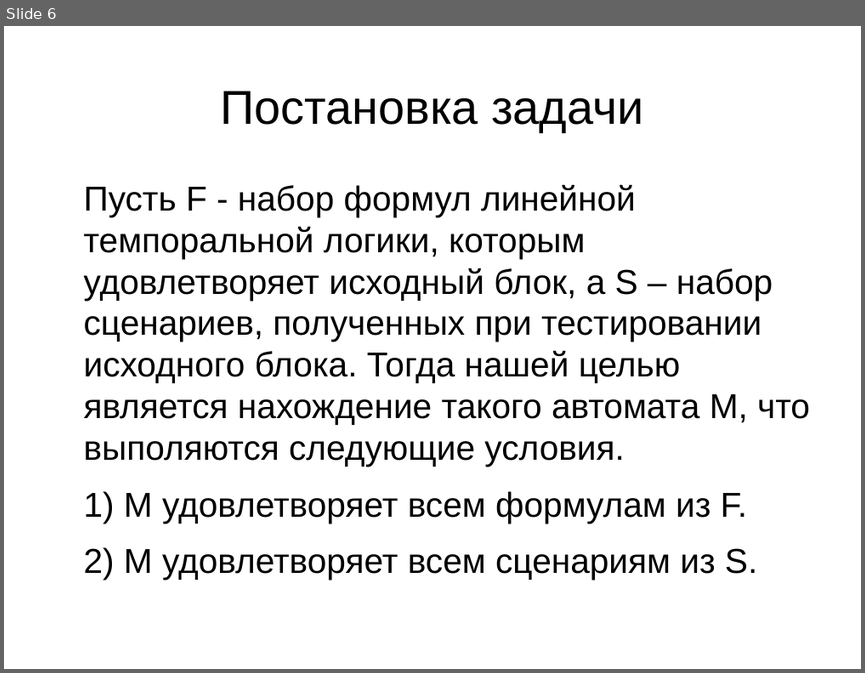
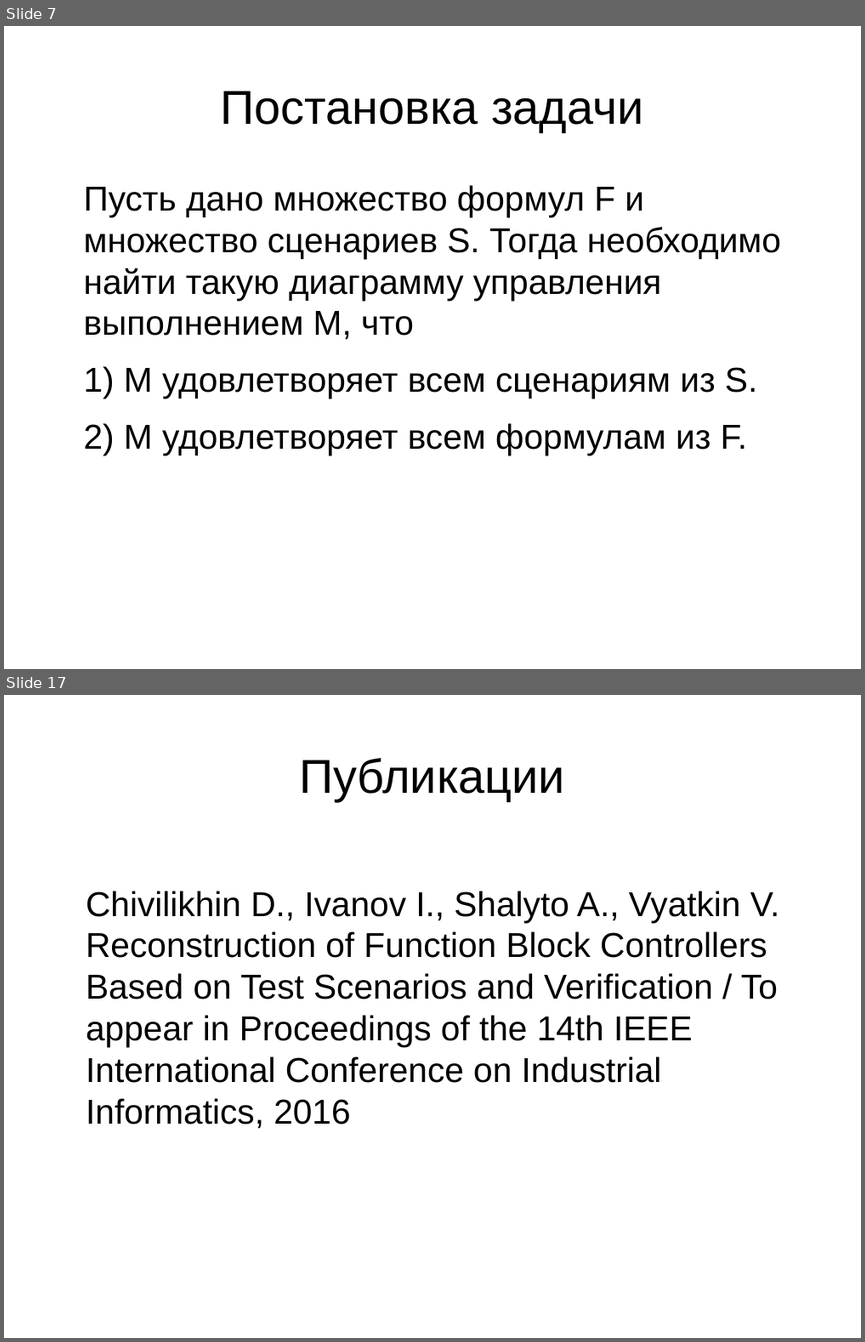
Before and after one commit to V1489Cygni/spec2fb, a slide deck: Presentation.odp. Shown one above the other, each under a label of ours: slide 6 before the commit, slides 7 and 17 after it; the slides between them are not shown. The pictures are 865x673 and 865x1342 pixels, drawn with LibreOffice and Linux fonts; fonts in the diff are those of the drawing. Boxes give left, top, right and bottom in pixels: in the first picture for what was removed or moved away, otherwise in the second. Text is boxed around its words. In the diff, an @@ line names an element or a change of style, - is before the commit and + after.

```diff
--- a/Presentation.odp
+++ b/Presentation.odp
@@ slide 17 added at (4, 695, 861, 1338), background #FFFFFF @@
@@ title added at (299, 758, 565, 801), 44 pt, text #000000 @@
+Публикации
@@ text added at (86, 891, 780, 1129), 32 pt, text #000000 @@
+Chivilikhin D., Ivanov I., Shalyto A., Vyatkin V. Reconstruction of Function Block Controllers Based on Test Scenarios and Verification / To appear in Proceedings of the 14th IEEE International Conference on Industrial Informatics, 2016
@@ what was slide 6 is now slide 7 @@
@@ slide 7 changed as well @@
@@ text at (84, 185, 781, 455): text changed @@
-Пусть F - набор формул линейной темпоральной логики, которым удовлетворяет исходный блок, а S – набор сценариев, полученных при тестировании исходного блока. Тогда нашей целью является нахождение такого автомата M, что выполяются следующие условия.
-1) M удовлетворяет всем формулам из F.
-2) M удовлетворяет всем сценариям из S.
+Пусть дано множество формул F и множество сценариев S. Тогда необходимо найти такую диаграмму управления выполнением M, что
+1) M удовлетворяет всем сценариям из S.
+2) M удовлетворяет всем формулам из F.
```
Also in this commit, not shown: 7 other slides changed, 8 other slides added, 16 slides removed, 3 other files.
